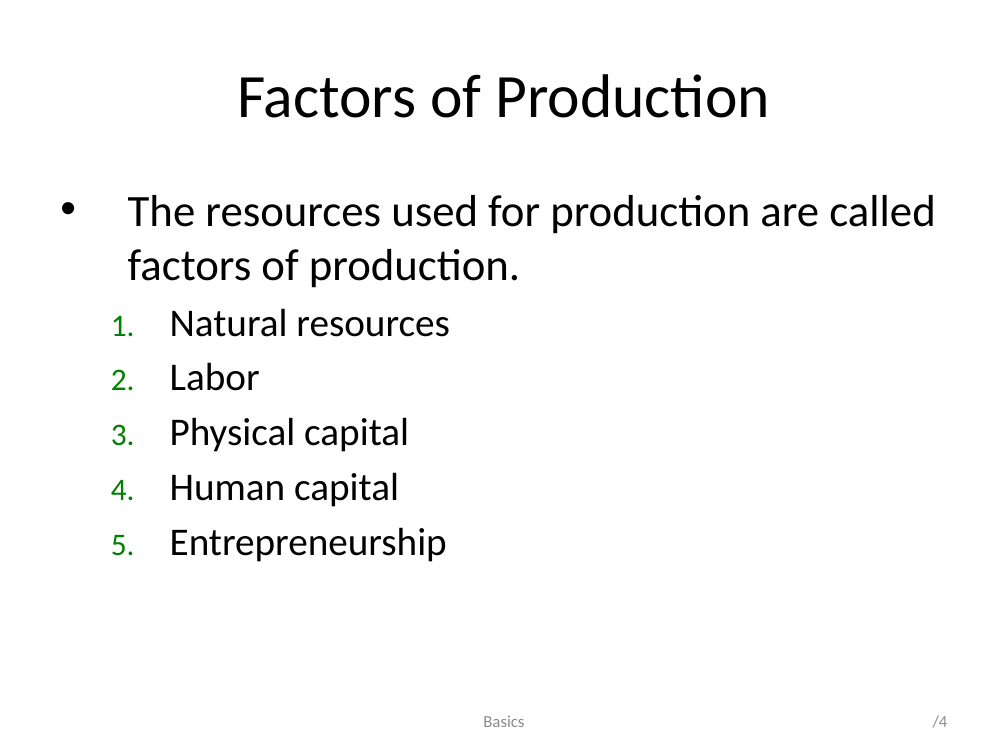
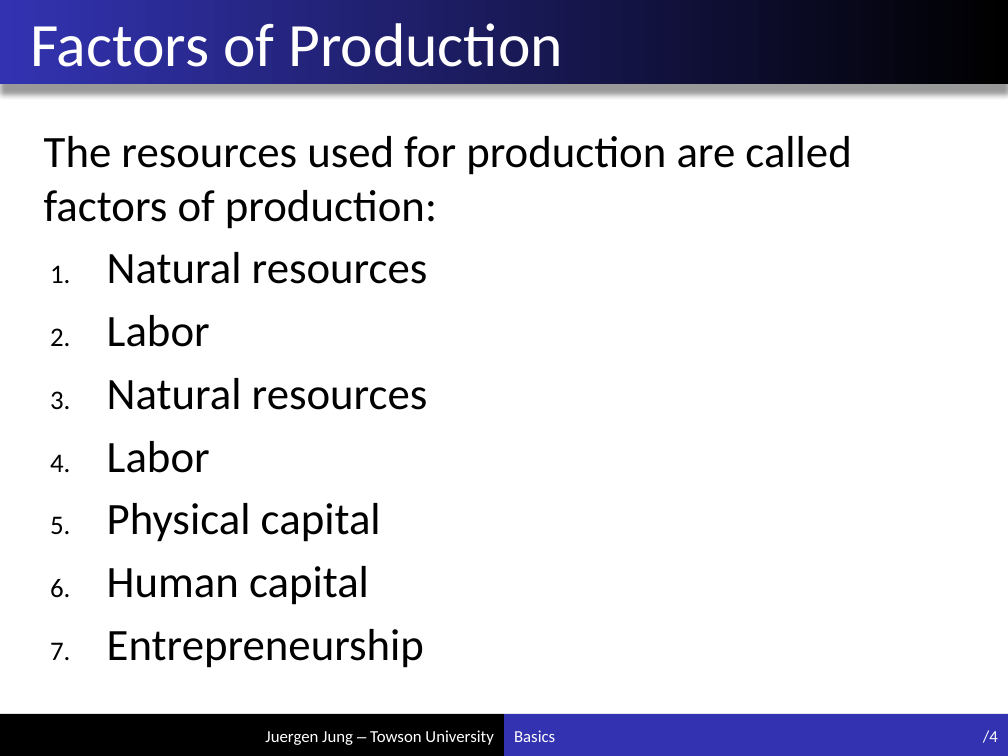
Before and after one commit to juejung/juejung.github.io, a slide deck: slide 4 of jdocs/Macro1/basics1_4.pptx. Drawn at 1008x756 pixels with LibreOffice and Linux fonts; fonts in the diff are those of the drawing. Boxes give left, top, right and bottom in pixels: in the first picture for what was removed or moved away, otherwise in the second. Text is boxed around its words. In the diff, an @@ line names an element or a change of style, - is before the commit and + after.

Commit message:
add new formatting to slides

```diff
--- a/jdocs/Macro1/basics1_4.pptx
+++ b/jdocs/Macro1/basics1_4.pptx
@@ title "Factors of Production": place and size @@
-title "Factors of Production" at (237,74,769,118)
+title "Factors of Production" at (30,23,562,67)
@@ title "Factors of Production" at (30,23,562,67): text colour #000000 to #F0F0F0; alignment centre to left; indent changed @@
@@ rectangle added at (0,0,1008,84), fill gradient #000000 to #3333B2 @@
@@ text "The resources used for production ...": place and size @@
-text "The resources used for production ..." at (128,195,935,562)
+text "The resources used for production ..." at (44,136,851,668)
@@ text at (44,136,851,347): text changed @@
-• The resources used for production are called factors of production.
+The resources used for production are called factors of production:
+1. Natural resources
+2. Labor
@@ text at (107,378,428,668): size 28 to 32 pt in "Natural resources", "Labor", "Physical capital", "Human capital" and 1 more places; list level 2 to 1 in "Natural resources"; list level 2 to 1 in "Labor"; list level 2 to 1 in "Physical capital"; list level 2 to 1 in "Human capital"; list level 2 to 1 in "Entrepreneurship" @@
@@ rectangle added at (0,714,504,756), fill #000000 @@
@@ text "Basics": place and size @@
-text "Basics" at (483,715,524,727)
+text "Basics" at (514,730,555,742)
@@ text "Basics" at (514,730,555,742): text colour #8C8C8C to #F0F0F0; alignment centre to left @@
@@ rectangle added at (504,714,1008,756), fill #3333B2 @@
@@ page number: place and size @@
-page number at (933,715,948,728)
+page number at (983,730,998,743)
@@ page number at (983,730,998,743): text colour #8C8C8C to #F0F0F0 @@
@@ text added at (265,730,493,745), 12 pt, text #F0F0F0 @@
+Juergen Jung – Towson University
```
Also in this commit, not shown: 47 other slides changed, 3 other files.
